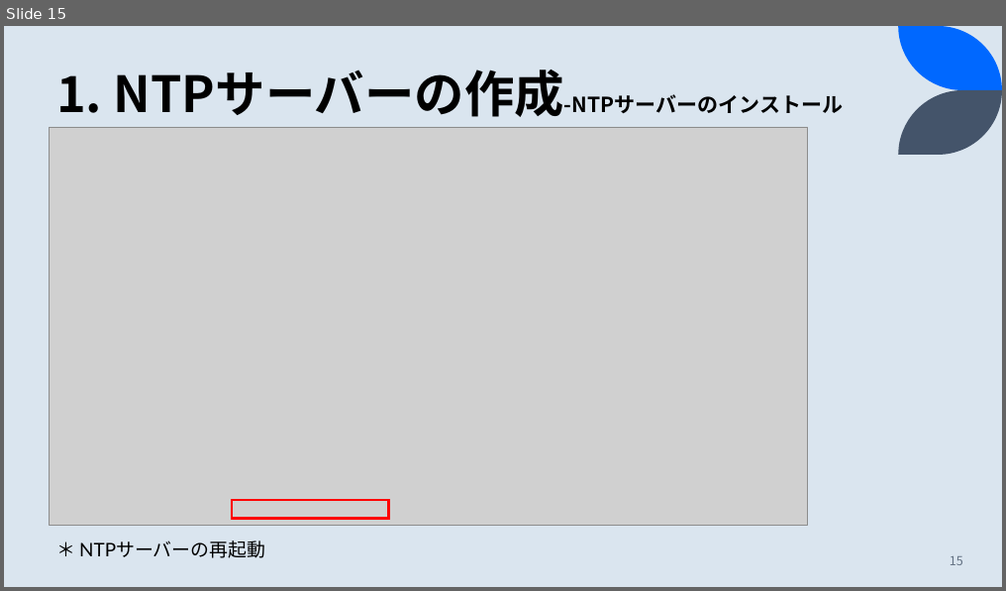
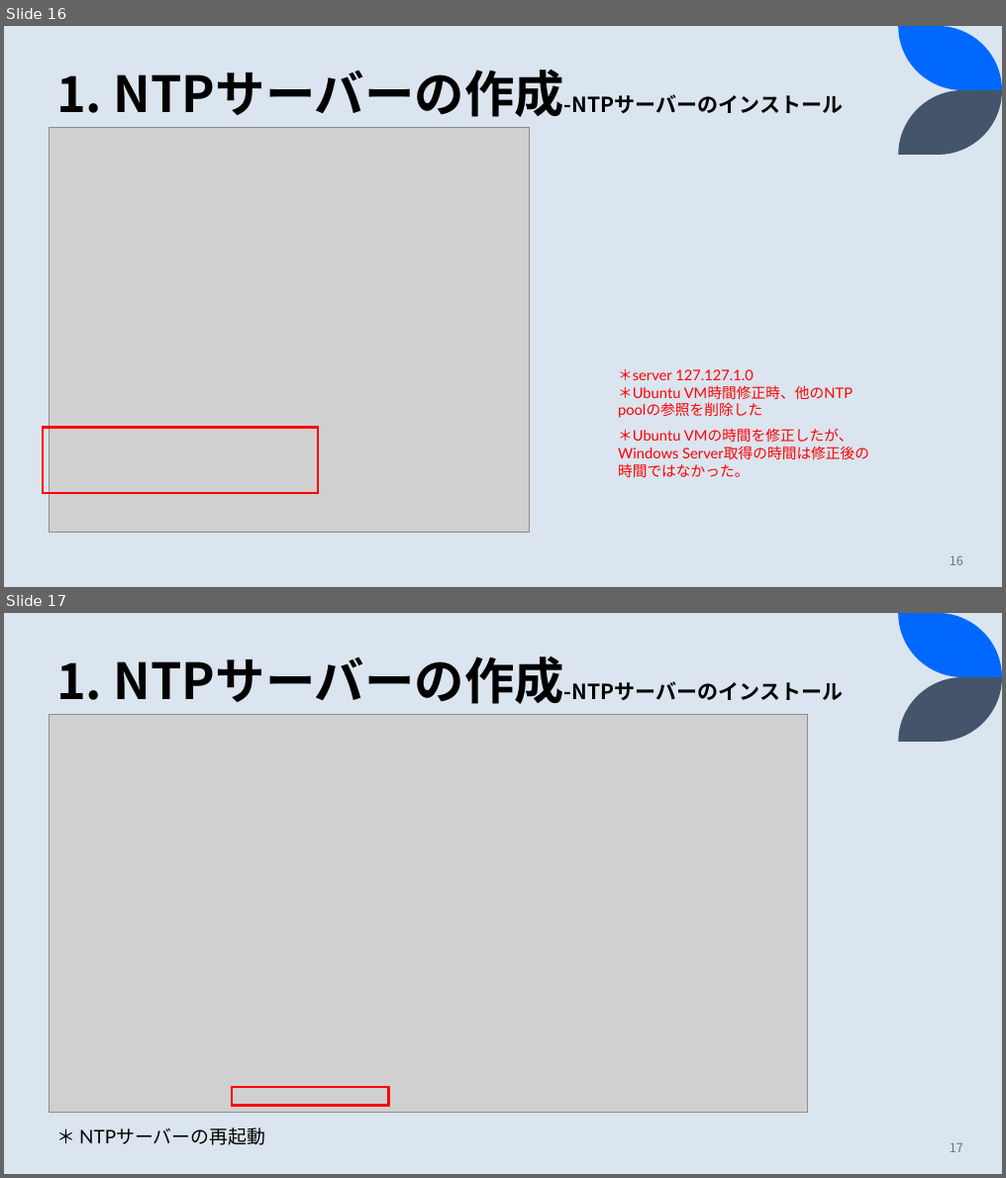
Before and after one commit to jr-joe005/temp_backup, a slide deck: 20221219～/Windows Server时间同步/状況整理_JP.pptx. Shown one above the other, each under a label of ours: slide 15 before the commit, slides 16 and 17 after it. The pictures are 1006x591 and 1006x1178 pixels, drawn with LibreOffice and Linux fonts; fonts in the diff are those of the drawing; grey boxes stand for pictures. Boxes give left, top, right and bottom in pixels: in the first picture for what was removed or moved away, otherwise in the second. Text is boxed around its words. In the diff, an @@ line names an element or a change of style, - is before the commit and + after.

```diff
--- a/20221219～/Windows Server时间同步/状況整理_JP.pptx
+++ b/20221219～/Windows Server时间同步/状況整理_JP.pptx
@@ slide 16 added at (4, 26, 1002, 587), background #DAE5EF; not listed: 2 template elements that a slide beside it also shows @@
@@ title added at (56, 70, 843, 117), 20 pt, text #000000, bold @@
+1. NTPサーバーの作成-NTPサーバーのインストール
@@ picture added at (49, 127, 529, 533) @@
@@ text added at (618, 370, 852, 418), 14 pt, text #FF0000 @@
+＊server 127.127.1.0
+＊Ubuntu VM時間修正時、他のNTP poolの参照を削除した
@@ rectangle added at (43, 427, 318, 493), outline #FF0000 2.25 pt @@
@@ text added at (618, 428, 853, 478), 14 pt, text #FF0000 @@
+＊Ubuntu VMの時間を修正したが、Windows Server取得の時間は修正後の時間ではなかった。
@@ page number added at (949, 557, 963, 566), 12 pt, text #637183 @@
+16
@@ what was slide 15 is now slide 17 @@
@@ page number at (949, 1144, 963, 1153): text changed @@
-15
+17
```
Also in this commit, not shown: 4 slides changed, 2 other slides added, 1 other file.
